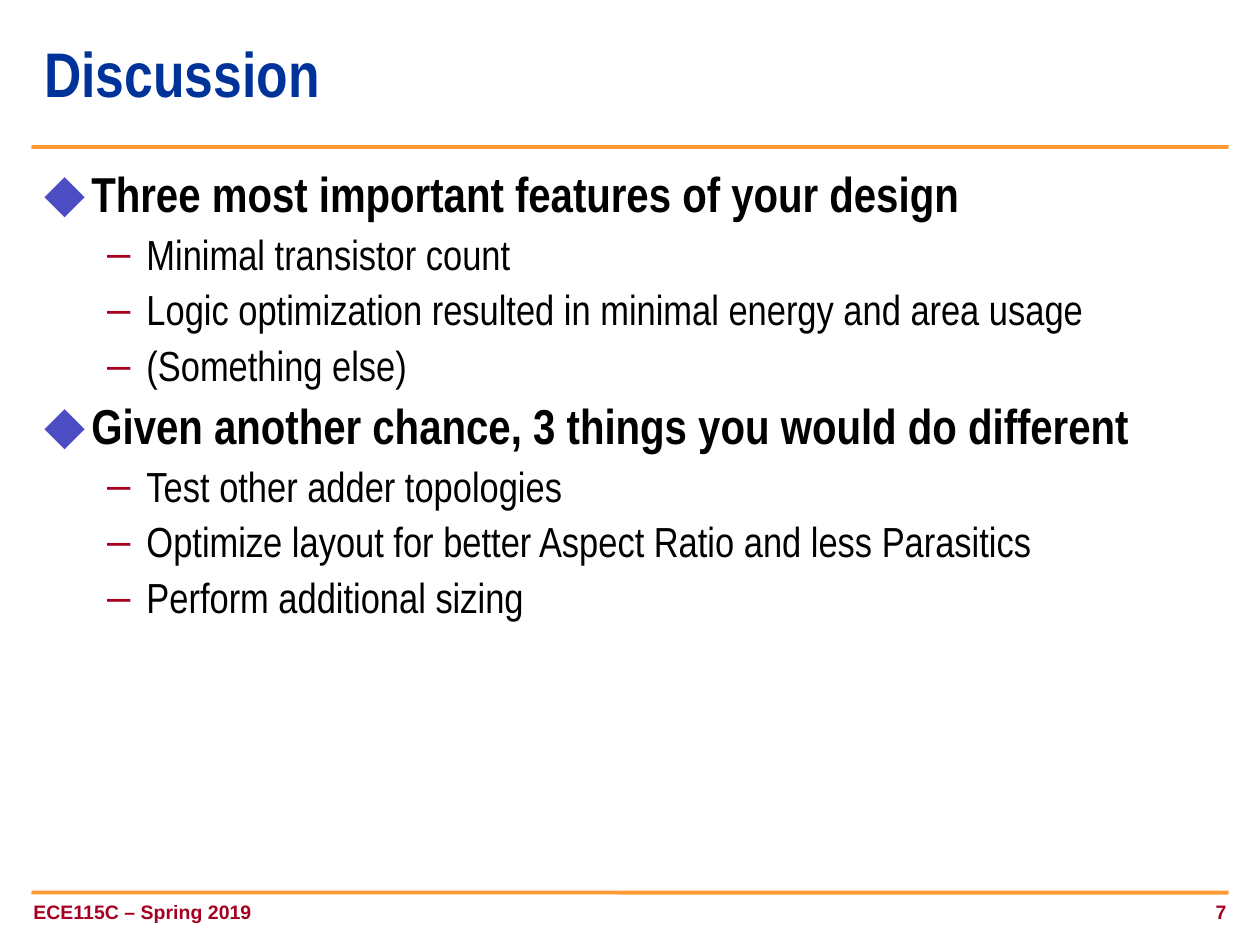
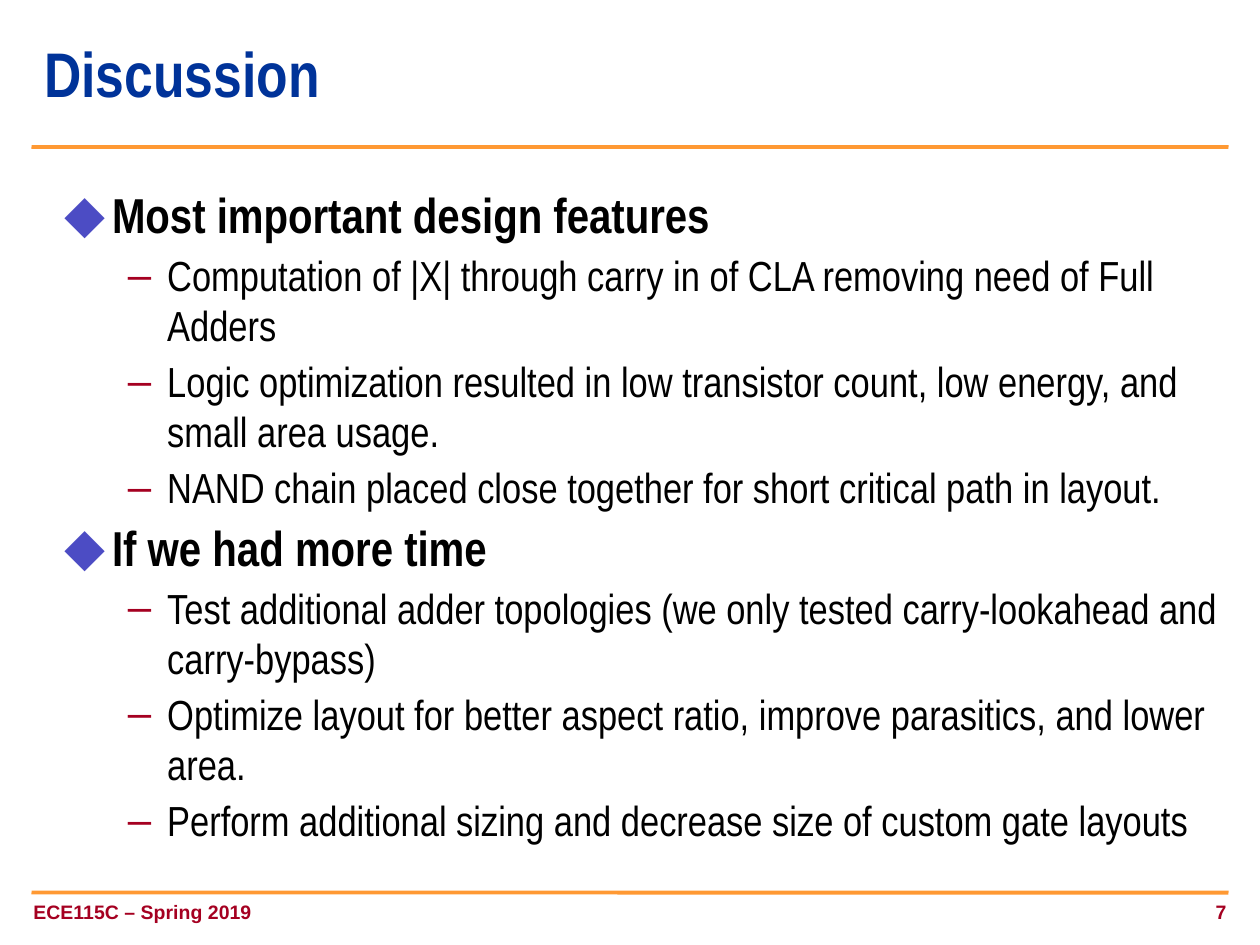
Before and after one commit to Jmiller7023/Neural-Spike-Detector, a slide deck: slide 7 of present_team_7.ppt. Drawn at 1260x945 pixels with LibreOffice and Linux fonts; fonts in the diff are those of the drawing; background and template pictures are left out. Boxes give left, top, right and bottom in pixels: in the first picture for what was removed or moved away, otherwise in the second. Text is boxed around its words. In the diff, an @@ line names an element or a change of style, - is before the commit and + after.

```diff
--- a/present_team_7.ppt
+++ b/present_team_7.ppt
@@ text removed at (x1=91, y1=176, x2=1128, y2=622) @@
-⬥ Three most important features of your design
-  – Minimal transistor count
-  – Logic optimization resulted in minimal energy and area usage
-  – (Something else)
-⬥ Given another chance, 3 things you would do different
-  – Test other adder topologies
-  – Optimize layout for better Aspect Ratio and less Parasitics
-  – Perform additional sizing
@@ text added at (x1=112, y1=197, x2=1216, y2=845), 24 pt, text #000000 @@
+⬥ Most important design features
+  – Computation of |X| through carry in of CLA removing need of Full Adders
+  – Logic optimization resulted in low transistor count, low energy, and small area usage.
+  – NAND chain placed close together for short critical path in layout.
+⬥ If we had more time
+  – Test additional adder topologies (we only tested carry-lookahead and carry-bypass)
+  – Optimize layout for better aspect ratio, improve parasitics, and lower area.
+  – Perform additional sizing and decrease size of custom gate layouts
```
Also in this commit, not shown: 2 other slides changed, 4 slides added, 4 slides removed, 8 other files.
